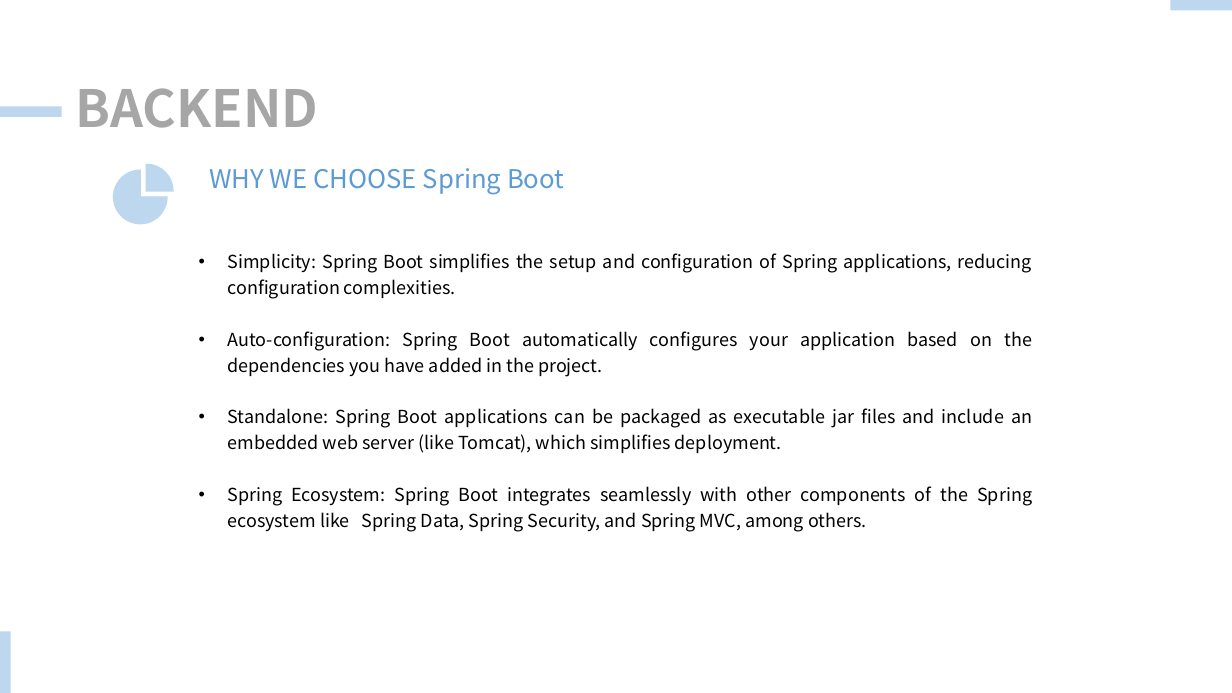
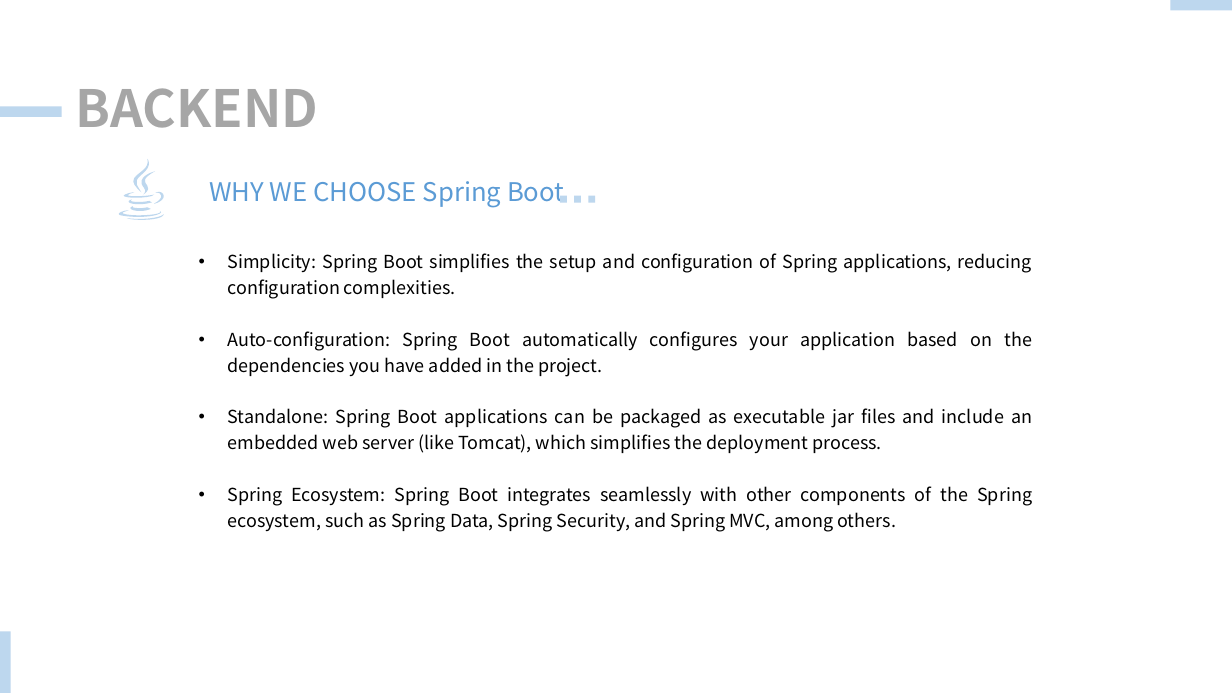
Before and after one commit to 1220780980/TiDB-Hack-Traveling-AI, a slide deck: slide 8 of Presentation.pptx. Drawn at 1232x693 pixels with LibreOffice and Linux fonts; fonts in the diff are those of the drawing. Boxes give left, top, right and bottom in pixels: in the first picture for what was removed or moved away, otherwise in the second. Text is boxed around its words. In the diff, an @@ line names an element or a change of style, - is before the commit and + after.

```diff
--- a/Presentation.pptx
+++ b/Presentation.pptx
@@ freeform shape: place and size @@
-freeform shape at [112,165,174,226]
+freeform shape at [113,159,169,221]
@@ freeform shape at [113,159,169,221]: outline #BDD7EE 1 pt to none @@
@@ text "WHY WE CHOOSE Spring Boot": place and size @@
-text "WHY WE CHOOSE Spring Boot" at [209,168,564,194]
+text "WHY WE CHOOSE Spring Boot" at [209,181,564,207]
@@ rectangle added at [560,196,567,202], fill #BDD7EE @@
@@ rectangle added at [574,196,580,202], fill #BDD7EE @@
@@ rectangle added at [589,196,595,202], fill #BDD7EE @@
@@ text at [228,408,1032,532]: text changed @@
-• Standalone: Spring Boot applications can be packaged as executable jar files and include an embedded web server (like Tomcat), which simplifies deployment.
-• Spring Ecosystem: Spring Boot integrates seamlessly with other components of the Spring ecosystem like Spring Data, Spring Security, and Spring MVC, among others.
+• Standalone: Spring Boot applications can be packaged as executable jar files and include an embedded web server (like Tomcat), which simplifies the deployment process.
+• Spring Ecosystem: Spring Boot integrates seamlessly with other components of the Spring ecosystem, such as Spring Data, Spring Security, and Spring MVC, among others.
```
Also in this commit, not shown: 10 other slides changed, 7 other files.
